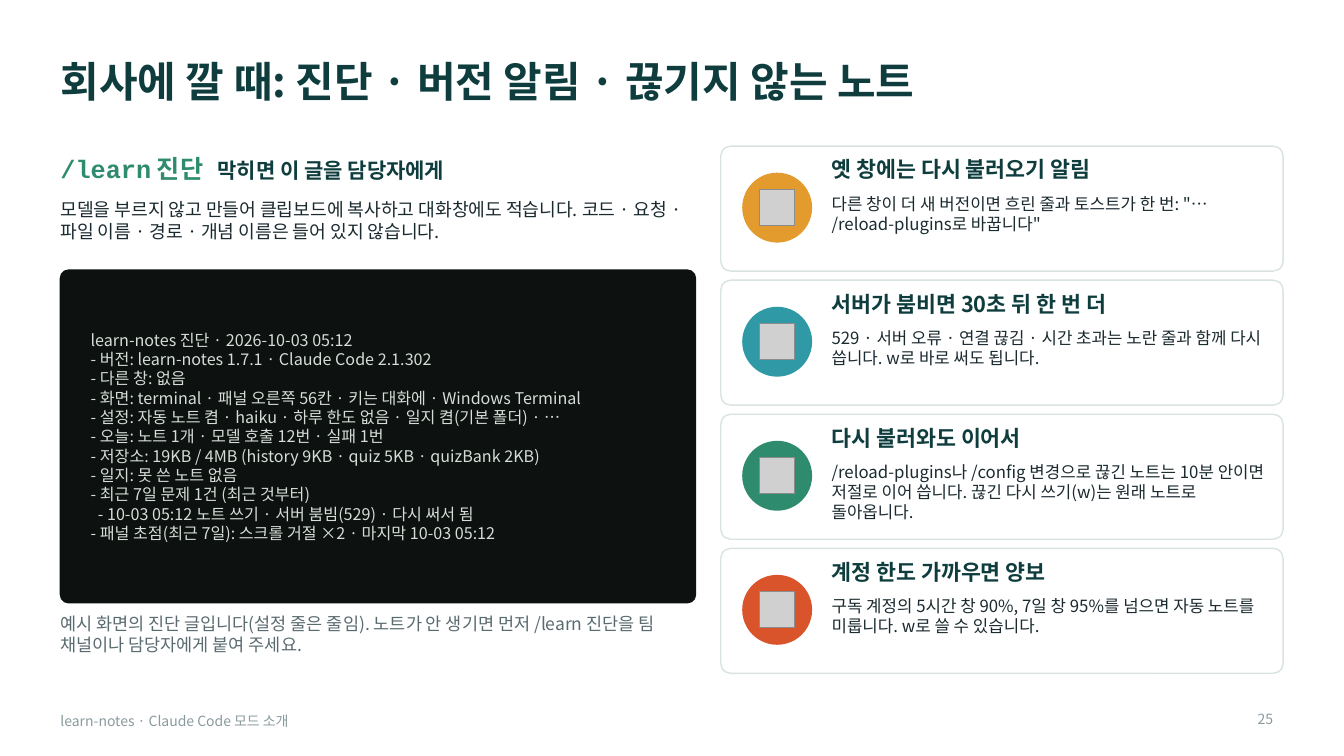
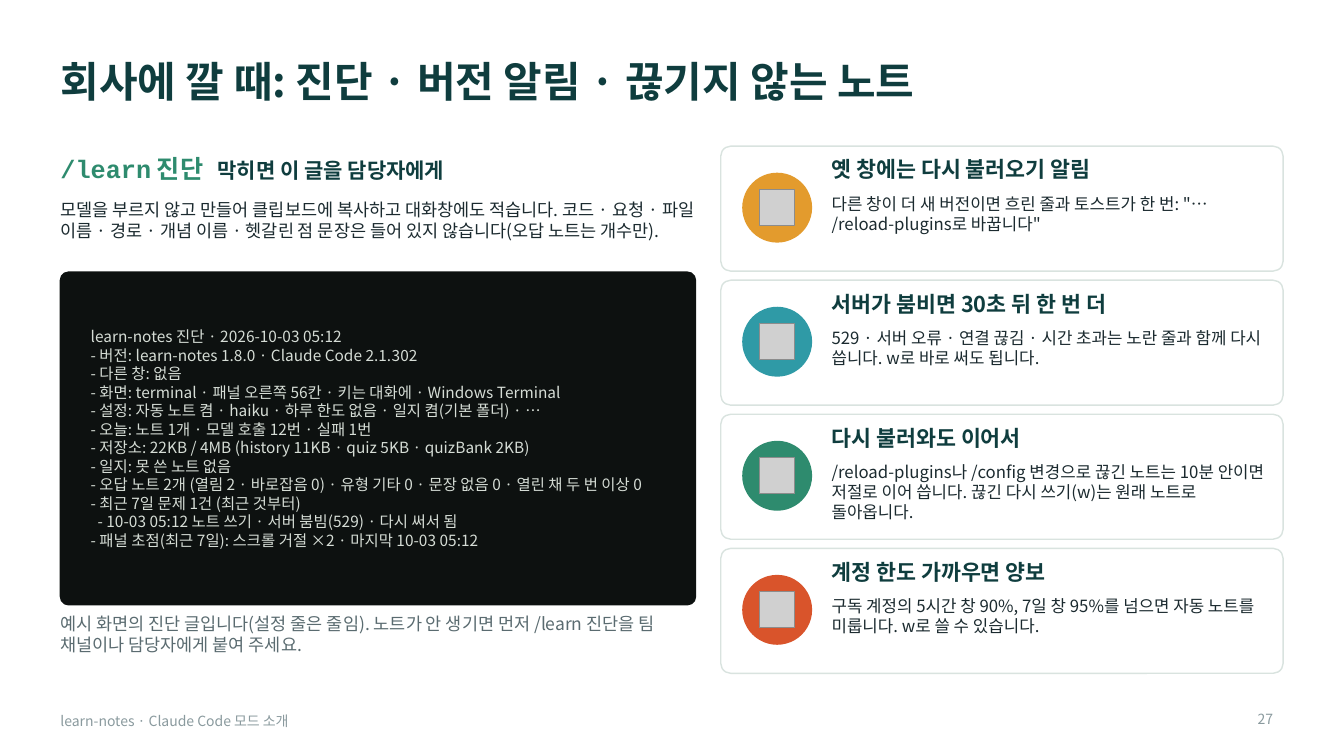
Before and after one commit to Owen-YC/learn-notes, a slide deck: slide 27 of docs/team/learn-notes-intro.pptx (slide 25 before the commit). Drawn at 1344x756 pixels with LibreOffice and Linux fonts; fonts in the diff are those of the drawing; grey boxes stand for pictures. Boxes give left, top, right and bottom in pixels: in the first picture for what was removed or moved away, otherwise in the second. Text is boxed around its words. In the diff, an @@ line names an element or a change of style, - is before the commit and + after.

```diff
--- a/docs/team/learn-notes-intro.pptx
+++ b/docs/team/learn-notes-intro.pptx
@@ text at (60,201,694,241): text changed; size 13 to 12.5 pt @@
-모델을 부르지 않고 만들어 클립보드에 복사하고 대화창에도 적습니다. 코드 · 요청 · 파일 이름 · 경로 · 개념 이름은 들어 있지 않습니다.
+모델을 부르지 않고 만들어 클립보드에 복사하고 대화창에도 적습니다. 코드 · 요청 · 파일 이름 · 경로 · 개념 이름 · 헷갈린 점 문장은 들어 있지 않습니다(오답 노트는 개수만).
@@ text at (91,329,561,549): size 11.5 to 11 pt in "learn-notes 진단 · 2026-10-03 05:12", "- 다른 창: 없음", "- 화면: terminal · 패널 오른쪽 56칸 ...", "- 설정: 자동 노트 켬 · haiku ..." and 5 more places @@
@@ text at (99,348,418,362): text changed; size 11.5 to 11 pt @@
-- 버전: learn-notes 1.7.1 · Claude Code 2.1.302
+- 버전: learn-notes 1.8.0 · Claude Code 2.1.302
@@ text at (99,440,530,457): text changed; size 11.5 to 11 pt @@
-- 저장소: 19KB / 4MB (history 9KB · quiz 5KB · quizBank 2KB)
+- 저장소: 22KB / 4MB (history 11KB · quiz 5KB · quizBank 2KB)
@@ text at (99,477,642,493): paragraph added @@
+- 오답 노트 2개 (열림 2 · 바로잡음 0) · 유형 기타 0 · 문장 없음 0 · 열린 채 두 번 이상 0
@@ page number at (1258,713,1274,724): text changed @@
-25
+27
```
Also in this commit, not shown: 16 other slides changed, 2 slides added, 22 other files.
